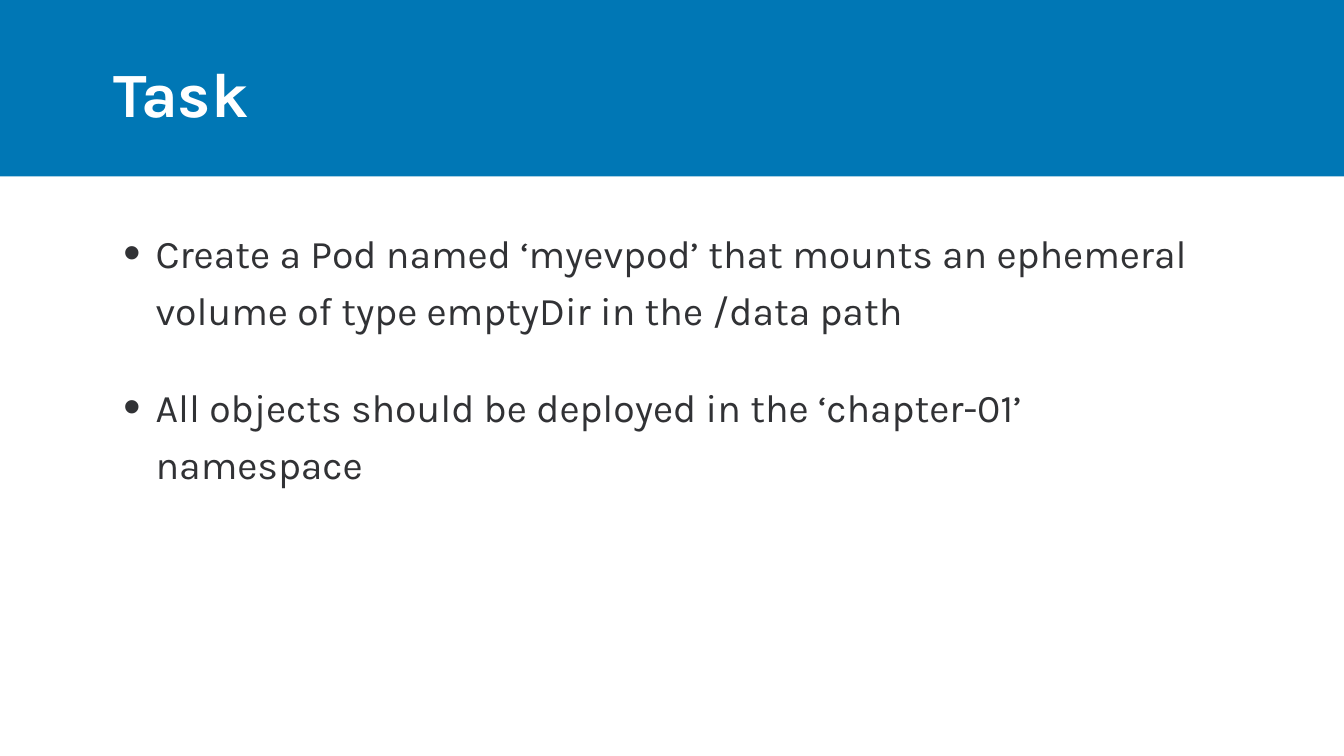
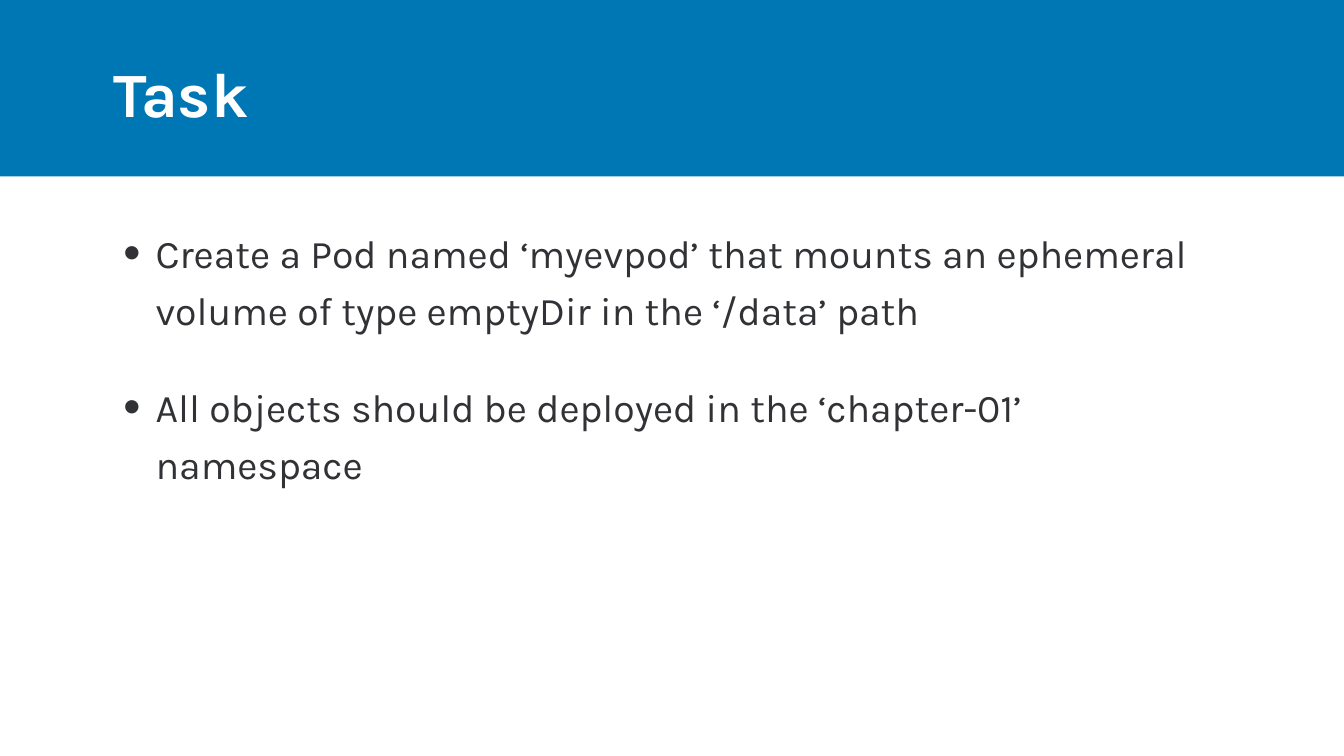
Before and after one commit to rdiazconcha/ckad-exam-prep, a slide deck: slide 2 of chapter-01/06-ephemeralvolumes/01_06_ephemeralvolumes.pptx. Drawn at 1344x756 pixels with LibreOffice and Linux fonts; fonts in the diff are those of the drawing. Boxes give left, top, right and bottom in pixels: in the first picture for what was removed or moved away, otherwise in the second. Text is boxed around its words. In the diff, an @@ line names an element or a change of style, - is before the commit and + after.

```diff
--- a/chapter-01/06-ephemeralvolumes/01_06_ephemeralvolumes.pptx
+++ b/chapter-01/06-ephemeralvolumes/01_06_ephemeralvolumes.pptx
@@ text at [156, 241, 1187, 335]: text changed @@
-• Create a Pod named ‘myevpod’ that mounts an ephemeral volume of type emptyDir in the /data path
+• Create a Pod named ‘myevpod’ that mounts an ephemeral volume of type emptyDir in the ‘/data’ path
```
Also in this commit, not shown: 21 other files.
